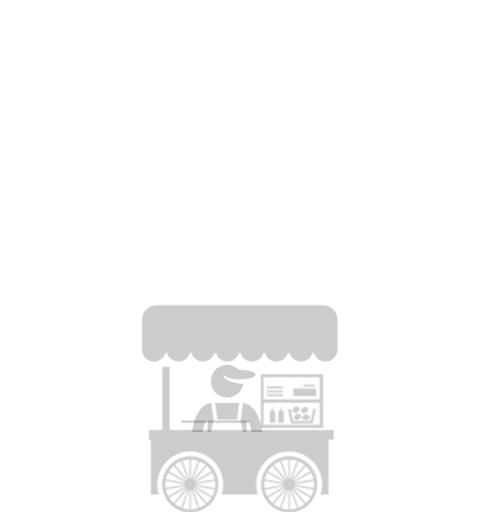
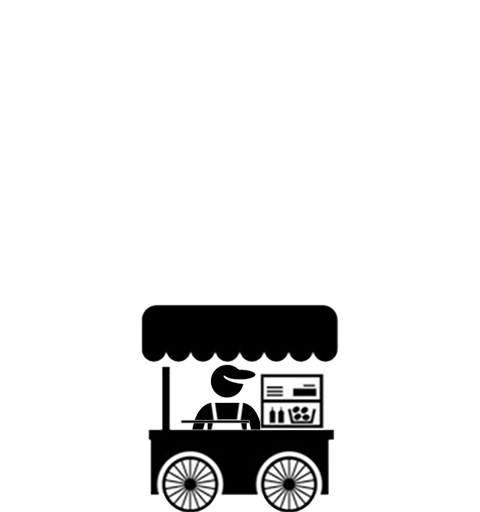
Layers edited between the first and the second 480x512 image:
"레이어 4 사본": opacity 20% → 100% over [141, 304, 339, 512]
"레이어 4 사본 3": opacity 20% → 100% over [191, 364, 263, 432]
